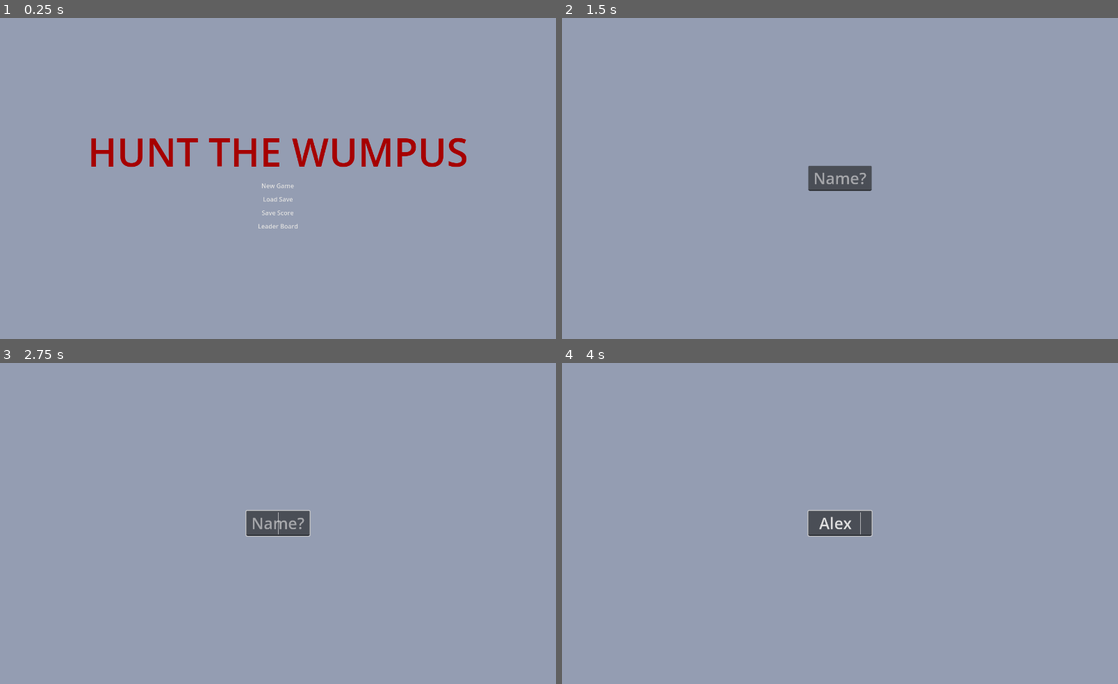
Above: before the commit, frames 1-4 (two rows, left to right).
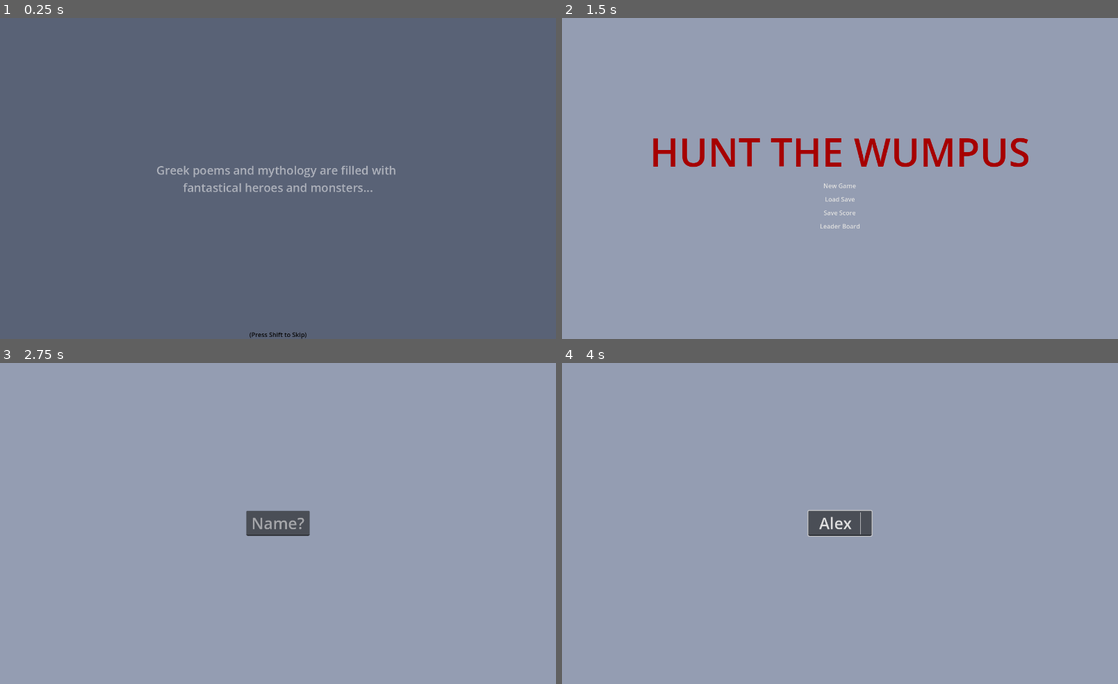
Above: after the commit, the same moments.

Repository: GCpeeper/HuntTheWampus
Game: Godot game, scene res://Scenes/intro.tscn
Two runs of this game, one before a commit and one after it. Both use one fixed random seed, a clock stepped at 60 frames per second and the inputs below. Before the commit the project starts from res://Scenes/main_menu.tscn.
Inputs (mouse positions are in pixels of both pictures, inside the frame that each line leads up to):
- Up to frame 1 (0.25 s): no input
- Up to frame 2 (1.5 s): click (840, 184) at 0.5 s, where only the run before the commit has a clickable "New Game"; tap Enter at 1.25 s; hold Right (right) from 1.28 s (still down); tap Shift (open store) at 1.35 s
- Up to frame 3 (2.75 s): tap Space (jump) at 1.52 s; release Right (right) at 2 s; click (278, 529) at 2 s, where only the run after the commit has a clickable "New Game"
- Up to frame 4 (4 s): click (840, 523) at 2.77 s; type "Alex" at 2.85 s; tap Space (jump) at 3.5, 3.77 s; hold Right (right) from 3.53 s (still down); tap Shift (open store) at 3.6 s

The runs differ from the first frame. In frame 1, 99% of the frame differs, in the area x 0-100%, y 0-100%; in frame 2, 3.3%; in frame 3, less than 0.1%; in frame 4, nothing differs.

Commit message:
added an intro
we can get extra creativity points for this and also everyone else is doing story stuff ig

Diff:
--- /dev/null
+++ b/wampus-game/Scenes/intro.tscn
@@ -0,0 +1,403 @@
+[gd_scene load_steps=14 format=3 uid="uid://bxp6ujx88e6qa"]
+
+[ext_resource type="Script" uid="uid://cundr267pnefv" path="res://Scripts/intro.gd" id="1_b226h"]
+[ext_resource type="Texture2D" uid="uid://lnhjkavb77yb" path="res://Assests/Character Test/character_walk.png" id="2_alxvg"]
+[ext_resource type="Texture2D" uid="uid://bxgj8ql3ni55b" path="res://Assests/WampusRoarAttack.png" id="3_geirw"]
+
+[sub_resource type="LabelSettings" id="LabelSettings_b226h"]
+font_size = 30
+
+[sub_resource type="LabelSettings" id="LabelSettings_duh1u"]
+font_size = 30
+
+[sub_resource type="LabelSettings" id="LabelSettings_alxvg"]
+font_size = 30
+
+[sub_resource type="LabelSettings" id="LabelSettings_geirw"]
+font_size = 30
+
+[sub_resource type="LabelSettings" id="LabelSettings_hwjxs"]
+font_size = 30
+
+[sub_resource type="LabelSettings" id="LabelSettings_mecp6"]
+font_size = 60
+font_color = Color(1, 0, 0, 1)
+
+[sub_resource type="LabelSettings" id="LabelSettings_rsiac"]
+font_color = Color(0.03322012, 0.033220127, 0.03322012, 1)
+
+[sub_resource type="Animation" id="Animation_duh1u"]
+resource_name = "intro"
+length = 29.5
+tracks/0/type = "value"
+tracks/0/imported = false
+tracks/0/enabled = true
+tracks/0/path = NodePath("Control/Label1:self_modulate")
+tracks/0/interp = 1
+tracks/0/loop_wrap = true
+tracks/0/keys = {
+"times": PackedFloat32Array(0, 0.5, 3, 3.5),
+"transitions": PackedFloat32Array(1, 1, 1, 1),
+"update": 0,
+"values": [Color(1, 1, 1, 0), Color(1, 1, 1, 1), Color(1, 1, 1, 1), Color(1, 1, 1, 0)]
+}
+tracks/1/type = "value"
+tracks/1/imported = false
+tracks/1/enabled = true
+tracks/1/path = NodePath("Control/Label2:self_modulate")
+tracks/1/interp = 1
+tracks/1/loop_wrap = true
+tracks/1/keys = {
+"times": PackedFloat32Array(4, 4.5, 8.5, 9),
+"transitions": PackedFloat32Array(1, 1, 1, 1),
+"update": 0,
+"values": [Color(1, 1, 1, 0), Color(1, 1, 1, 1), Color(1, 1, 1, 1), Color(1, 1, 1, 0)]
+}
+tracks/2/type = "value"
+tracks/2/imported = false
+tracks/2/enabled = true
+tracks/2/path = NodePath("Control/Label3:self_modulate")
+tracks/2/interp = 1
+tracks/2/loop_wrap = true
+tracks/2/keys = {
+"times": PackedFloat32Array(9.500001, 10, 13, 13.5),
+"transitions": PackedFloat32Array(1, 1, 1, 1),
+"update": 0,
+"values": [Color(1, 1, 1, 0), Color(1, 1, 1, 1), Color(1, 1, 1, 1), Color(1, 1, 1, 0)]
+}
+tracks/3/type = "value"
+tracks/3/imported = false
+tracks/3/enabled = true
+tracks/3/path = NodePath("Control/Label4:self_modulate")
+tracks/3/interp = 1
+tracks/3/loop_wrap = true
+tracks/3/keys = {
+"times": PackedFloat32Array(14.000001, 14.500001, 17.5, 18),
+"transitions": PackedFloat32Array(1, 1, 1, 1),
+"update": 0,
+"values": [Color(1, 1, 1, 0), Color(1, 1, 1, 1), Color(1, 1, 1, 1), Color(1, 1, 1, 0)]
+}
+tracks/4/type = "value"
+tracks/4/imported = false
+tracks/4/enabled = true
+tracks/4/path = NodePath("Control/Label5:self_modulate")
+tracks/4/interp = 1
+tracks/4/loop_wrap = true
+tracks/4/keys = {
+"times": PackedFloat32Array(18.500002, 19.000002, 27.199999, 29.199999),
+"transitions": PackedFloat32Array(1, 1, 1, 1),
+"update": 0,
+"values": [Color(1, 1, 1, 0), Color(1, 1, 1, 1), Color(1, 1, 1, 1), Color(1, 1, 1, 0)]
+}
+tracks/5/type = "value"
+tracks/5/imported = false
+tracks/5/enabled = true
+tracks/5/path = NodePath("Control/Label:self_modulate")
+tracks/5/interp = 1
+tracks/5/loop_wrap = true
+tracks/5/keys = {
+"times": PackedFloat32Array(21.7, 23.2, 27.2, 29.199999),
+"transitions": PackedFloat32Array(1, 1, 1, 1),
+"update": 0,
+"values": [Color(1, 1, 1, 0), Color(1, 1, 1, 1), Color(1, 1, 1, 1), Color(1, 1, 1, 0)]
+}
+tracks/6/type = "value"
+tracks/6/imported = false
+tracks/6/enabled = true
+tracks/6/path = NodePath("Control/PlayerChar:self_modulate")
+tracks/6/interp = 1
+tracks/6/loop_wrap = true
+tracks/6/keys = {
+"times": PackedFloat32Array(4.5, 5.0000005, 8.5, 9),
+"transitions": PackedFloat32Array(1, 1, 1, 1),
+"update": 0,
+"values": [Color(1, 1, 1, 0), Color(1, 1, 1, 0.36862746), Color(1, 1, 1, 0.36862746), Color(1, 1, 1, 0)]
+}
+tracks/7/type = "value"
+tracks/7/imported = false
+tracks/7/enabled = true
+tracks/7/path = NodePath("Control/Wampus:self_modulate")
+tracks/7/interp = 1
+tracks/7/loop_wrap = true
+tracks/7/keys = {
+"times": PackedFloat32Array(14.500001, 15.000001, 17.5, 18),
+"transitions": PackedFloat32Array(1, 1, 1, 1),
+"update": 0,
+"values": [Color(1, 1, 1, 0), Color(1, 1, 1, 1), Color(1, 1, 1, 1), Color(1, 1, 1, 0)]
+}
+
+[sub_resource type="Animation" id="Animation_alxvg"]
+length = 0.001
+tracks/0/type = "value"
+tracks/0/imported = false
+tracks/0/enabled = true
+tracks/0/path = NodePath("Control/Label1:self_modulate")
+tracks/0/interp = 1
+tracks/0/loop_wrap = true
+tracks/0/keys = {
+"times": PackedFloat32Array(0),
+"transitions": PackedFloat32Array(1),
+"update": 0,
+"values": [Color(1, 1, 1, 0)]
+}
+tracks/1/type = "value"
+tracks/1/imported = false
+tracks/1/enabled = true
+tracks/1/path = NodePath("Control/Label2:self_modulate")
+tracks/1/interp = 1
+tracks/1/loop_wrap = true
+tracks/1/keys = {
+"times": PackedFloat32Array(0),
+"transitions": PackedFloat32Array(1),
+"update": 0,
+"values": [Color(1, 1, 1, 0)]
+}
+tracks/2/type = "value"
+tracks/2/imported = false
+tracks/2/enabled = true
+tracks/2/path = NodePath("Control/Label3:self_modulate")
+tracks/2/interp = 1
+tracks/2/loop_wrap = true
+tracks/2/keys = {
+"times": PackedFloat32Array(0),
+"transitions": PackedFloat32Array(1),
+"update": 0,
+"values": [Color(1, 1, 1, 0)]
+}
+tracks/3/type = "value"
+tracks/3/imported = false
+tracks/3/enabled = true
+tracks/3/path = NodePath("Control/Label4:self_modulate")
+tracks/3/interp = 1
+tracks/3/loop_wrap = true
+tracks/3/keys = {
+"times": PackedFloat32Array(0),
+"transitions": PackedFloat32Array(1),
+"update": 0,
+"values": [Color(1, 1, 1, 0)]
+}
+tracks/4/type = "value"
+tracks/4/imported = false
+tracks/4/enabled = true
+tracks/4/path = NodePath("Control/Label5:self_modulate")
+tracks/4/interp = 1
+tracks/4/loop_wrap = true
+tracks/4/keys = {
+"times": PackedFloat32Array(0),
+"transitions": PackedFloat32Array(1),
+"update": 0,
+"values": [Color(1, 1, 1, 0)]
+}
+tracks/5/type = "value"
+tracks/5/imported = false
+tracks/5/enabled = true
+tracks/5/path = NodePath("Control/Label:self_modulate")
+tracks/5/interp = 1
+tracks/5/loop_wrap = true
+tracks/5/keys = {
+"times": PackedFloat32Array(0),
+"transitions": PackedFloat32Array(1),
+"update": 0,
+"values": [Color(1, 1, 1, 0)]
+}
+tracks/6/type = "value"
+tracks/6/imported = false
+tracks/6/enabled = true
+tracks/6/path = NodePath("Control/PlayerChar:self_modulate")
+tracks/6/interp = 1
+tracks/6/loop_wrap = true
+tracks/6/keys = {
+"times": PackedFloat32Array(0),
+"transitions": PackedFloat32Array(1),
+"update": 0,
+"values": [Color(1, 1, 1, 0)]
+}
+tracks/7/type = "value"
+tracks/7/imported = false
+tracks/7/enabled = true
+tracks/7/path = NodePath("Control/Wampus:self_modulate")
+tracks/7/interp = 1
+tracks/7/loop_wrap = true
+tracks/7/keys = {
+"times": PackedFloat32Array(0),
+"transitions": PackedFloat32Array(1),
+"update": 0,
+"values": [Color(1, 1, 1, 0)]
+}
+
+[sub_resource type="AnimationLibrary" id="AnimationLibrary_geirw"]
+_data = {
+&"RESET": SubResource("Animation_alxvg"),
+&"intro": SubResource("Animation_duh1u")
+}
+
+[node name="Node2D" type="CanvasLayer"]
+script = ExtResource("1_b226h")
+
+[node name="Control" type="Control" parent="."]
+layout_mode = 3
+anchors_preset = 15
+anchor_right = 1.0
+anchor_bottom = 1.0
+grow_horizontal = 2
+grow_vertical = 2
+
+[node name="ColorRect" type="ColorRect" parent="Control"]
+custom_minimum_size = Vector2(1440, 832)
+layout_mode = 0
+color = Color(0.35076103, 0.38364956, 0.4612704, 1)
+
+[node name="Label1" type="Label" parent="Control"]
+self_modulate = Color(1, 1, 1, 0)
+layout_mode = 1
+anchors_preset = 8
+anchor_left = 0.5
+anchor_top = 0.5
+anchor_right = 0.5
+anchor_bottom = 0.5
+offset_left = -168.5
+offset_top = -24.5
+offset_right = 168.5
+offset_bottom = 24.5
+grow_horizontal = 2
+grow_vertical = 2
+text = "Greek poems and mythology are filled with
+fantastical heroes and monsters..."
+label_settings = SubResource("LabelSettings_b226h")
+horizontal_alignment = 1
+
+[node name="Label2" type="Label" parent="Control"]
+self_modulate = Color(1, 1, 1, 0)
+layout_mode = 1
+anchors_preset = 8
+anchor_left = 0.5
+anchor_top = 0.5
+anchor_right = 0.5
+anchor_bottom = 0.5
+offset_left = -168.5
+offset_top = -24.5
+offset_right = 168.5
+offset_bottom = 24.5
+grow_horizontal = 2
+grow_vertical = 2
+text = "Among these heroes is Hercules,
+the son of Zeus, defeater of the Nemean Lion,
+the Lyrnean Hydra, the Erymanthian Boar,
+and many more..."
+label_settings = SubResource("LabelSettings_duh1u")
+horizontal_alignment = 1
+
+[node name="Label3" type="Label" parent="Control"]
+self_modulate = Color(1, 1, 1, 0)
+layout_mode = 1
+anchors_preset = 8
+anchor_left = 0.5
+anchor_top = 0.5
+anchor_right = 0.5
+anchor_bottom = 0.5
+offset_left = -168.5
+offset_top = -24.5
+offset_right = 168.5
+offset_bottom = 24.5
+grow_horizontal = 2
+grow_vertical = 2
+text = "But among all of the beasts he defeated,
+one was somehow lost from all of the records..."
+label_settings = SubResource("LabelSettings_alxvg")
+horizontal_alignment = 1
+
+[node name="Label4" type="Label" parent="Control"]
+self_modulate = Color(1, 1, 1, 0)
+layout_mode = 1
+anchors_preset = 8
+anchor_left = 0.5
+anchor_top = 0.5
+anchor_right = 0.5
+anchor_bottom = 0.5
+offset_left = -168.5
+offset_top = -24.5
+offset_right = 168.5
+offset_bottom = 24.5
+grow_horizontal = 2
+grow_vertical = 2
+text = "In a deep labyrinth deep below the ground,
+he fought something unlike any creature in the world..."
+label_settings = SubResource("LabelSettings_geirw")
+horizontal_alignment = 1
+
+[node name="Label5" type="Label" parent="Control"]
+self_modulate = Color(1, 1, 1, 0)
+layout_mode = 1
+anchors_preset = 8
+anchor_left = 0.5
+anchor_top = 0.5
+anchor_right = 0.5
+anchor_bottom = 0.5
+offset_left = -168.5
+offset_top = -24.5
+offset_right = 168.5
+offset_bottom = 24.5
+grow_horizontal = 2
+grow_vertical = 2
+text = "The Ancient Greeks called this creature...
+"
+label_settings = SubResource("LabelSettings_hwjxs")
+horizontal_alignment = 1
+
+[node name="Label" type="Label" parent="Control"]
+self_modulate = Color(1, 1, 1, 0)
+layout_mode = 1
+anchors_preset = 8
+anchor_left = 0.5
+anchor_top = 0.5
+anchor_right = 0.5
+anchor_bottom = 0.5
+offset_left = -200.0
+offset_top = 2.0
+offset_right = 200.0
+offset_bottom = 85.0
+grow_horizontal = 2
+grow_vertical = 2
+text = "THE WUMPUS"
+label_settings = SubResource("LabelSettings_mecp6")
+horizontal_alignment = 1
+
+[node name="Label6" type="Label" parent="Control"]
+layout_mode = 1
+anchors_preset = 7
+anchor_left = 0.5
+anchor_top = 1.0
+anchor_right = 0.5
+anchor_bottom = 1.0
+offset_left = -74.5
+offset_top = -23.0
+offset_right = 74.5
+grow_horizontal = 2
+grow_vertical = 0
+text = "(Press Shift to Skip)"
+label_settings = SubResource("LabelSettings_rsiac")
+horizontal_alignment = 1
+
+[node name="PlayerChar" type="Sprite2D" parent="Control"]
+modulate = Color(0.43529412, 0.62352943, 0.74509805, 1)
+self_modulate = Color(1, 1, 1, 0)
+position = Vector2(326, 670.00006)
+scale = Vector2(13.191406, 13.191406)
+texture = ExtResource("2_alxvg")
+hframes = 10
+
+[node name="Wampus" type="Sprite2D" parent="Control"]
+modulate = Color(0, 0, 0, 1)
+self_modulate = Color(1, 1, 1, 0)
+position = Vector2(1464.0801, 770.04004)
+scale = Vector2(8.905001, 8.905001)
+texture = ExtResource("3_geirw")
+vframes = 13
+
+[node name="AnimationPlayer" type="AnimationPlayer" parent="."]
+libraries = {
+&"": SubResource("AnimationLibrary_geirw")
+}
+autoplay = "intro"
+
+[connection signal="animation_finished" from="AnimationPlayer" to="." method="_on_animation_player_animation_finished"]
--- /dev/null
+++ b/wampus-game/Scripts/intro.gd
@@ -0,0 +1,11 @@
+extends CanvasLayer
+
+
+
+func _on_animation_player_animation_finished(anim_name: StringName) -> void:
+	get_tree().change_scene_to_file("res://Scenes/main_menu.tscn")
+
+# For skipping
+func _process(delta: float) -> void:
+	if Input.is_action_just_pressed("open store"):
+		get_tree().change_scene_to_file("res://Scenes/main_menu.tscn")
--- a/wampus-game/project.godot
+++ b/wampus-game/project.godot
@@ -11,7 +11,7 @@
 [application]
 
 config/name="WampusGame"
-run/main_scene="uid://bxu81g647bgra"
+run/main_scene="uid://bxp6ujx88e6qa"
 config/features=PackedStringArray("4.5", "Forward Plus")
 config/icon="res://icon.svg"
 
Not shown, added: wampus-game/Scripts/intro.gd.uid
